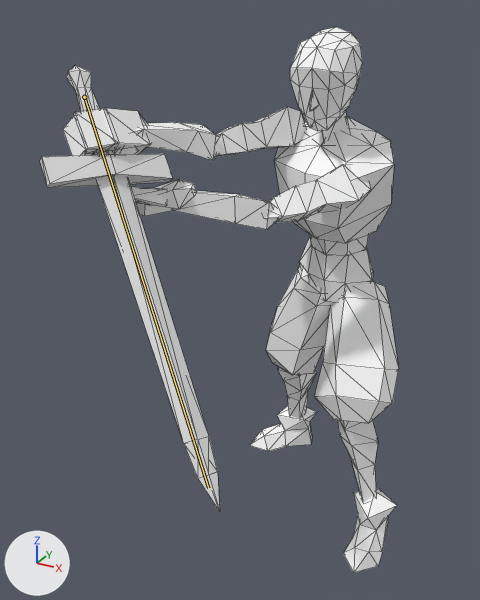
Two versions of the glTF model entities/sword_figher/model/sword_fighter.glb, one commit apart.
Camera for both pictures: a 50 mm lens placed at (1.3, -3.87, 3.05), pointed at (-0.41, -0.74, 1.49). Arrows for +X, +Y and +Z are at lower left; the lights stay in place. Both versions are drawn at frame 39 of the action 'off_taunt'; the numbers are the values there. The bones that change are drawn over the model as lines. Mesh edges are drawn as thin lines.

Objects in the first picture: 'Cube', 'sword'.
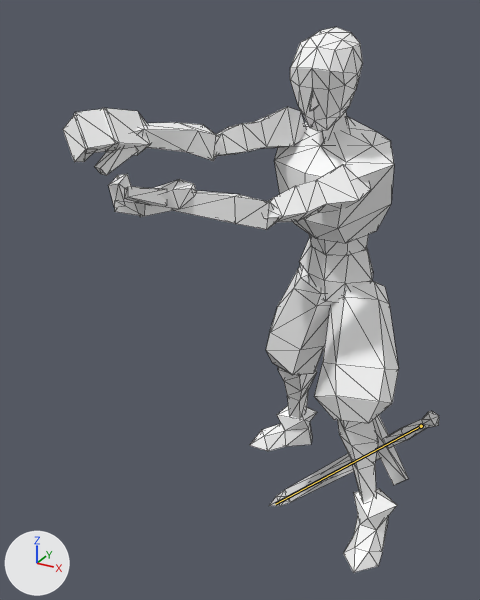
Changed parts and their boxes [x1, y1, x2, y2] in the pictures (480 x 600 px):
```json
{"object": "sword", "change": "posed", "before": [40, 65, 220, 511], "after": [269, 411, 439, 506], "on screen": "79% shorter"}
{"bone": "Stick", "before": "(84, 97) to (208, 488)", "after": "(421, 426) to (275, 504)"}
```

Edits to the scene script, one JSON object a line:
```json
{"block": "bone_stick", "where": "bone_stick = bpy.data.objects['Armature'].pose.bones['Stick']  # child of 'Root'"}
{"op": "set", "path": "bone_stick.location", "old": "(0.021, 1.669, -0.869)", "new": "(1.357, -0.027, 1.465)"}
{"op": "set", "path": "bone_stick.rotation_quaternion", "old": "(-0.73, -0.552, -0.384, 0.1)", "new": "(-0.397, -0.728, 0.539, 0.148)", "note": "degrees (83, 42, 22) -> degrees (131, -12, -67)"}
```
